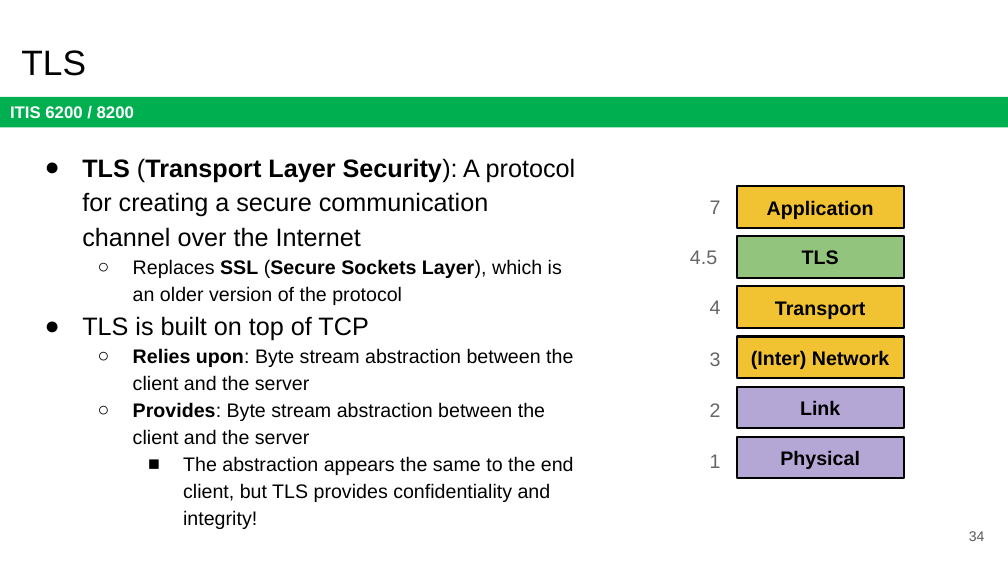
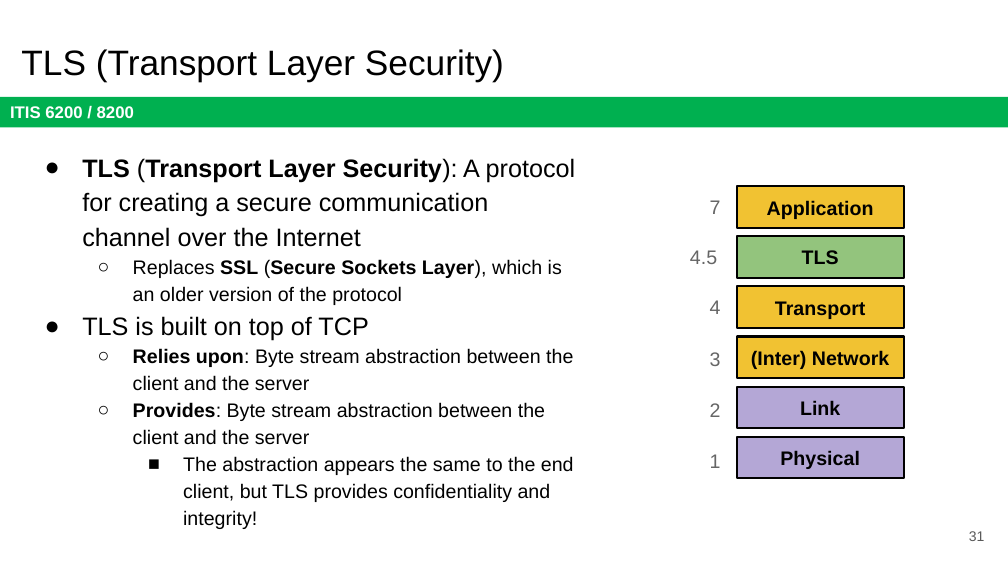
Before and after one commit to jx5c/github.io, a slide deck: slide 31 of teaching/ITIS6200/2023fa/lectures/lec15.ARP.pptx (slide 34 before the commit). Drawn at 1008x567 pixels with LibreOffice and Linux fonts; fonts in the diff are those of the drawing. Boxes give left, top, right and bottom in pixels: in the first picture for what was removed or moved away, otherwise in the second. Text is boxed around its words. In the diff, an @@ line names an element or a change of style, - is before the commit and + after.

```diff
--- a/teaching/ITIS6200/2023fa/lectures/lec15.ARP.pptx
+++ b/teaching/ITIS6200/2023fa/lectures/lec15.ARP.pptx
@@ title at (21, 49, 504, 81): text changed @@
-TLS
+TLS (Transport Layer Security)
@@ page number at (969, 531, 985, 541): text changed @@
-34
+31
```
Also in this commit, not shown: 5 other slides changed, 4 slides removed.
